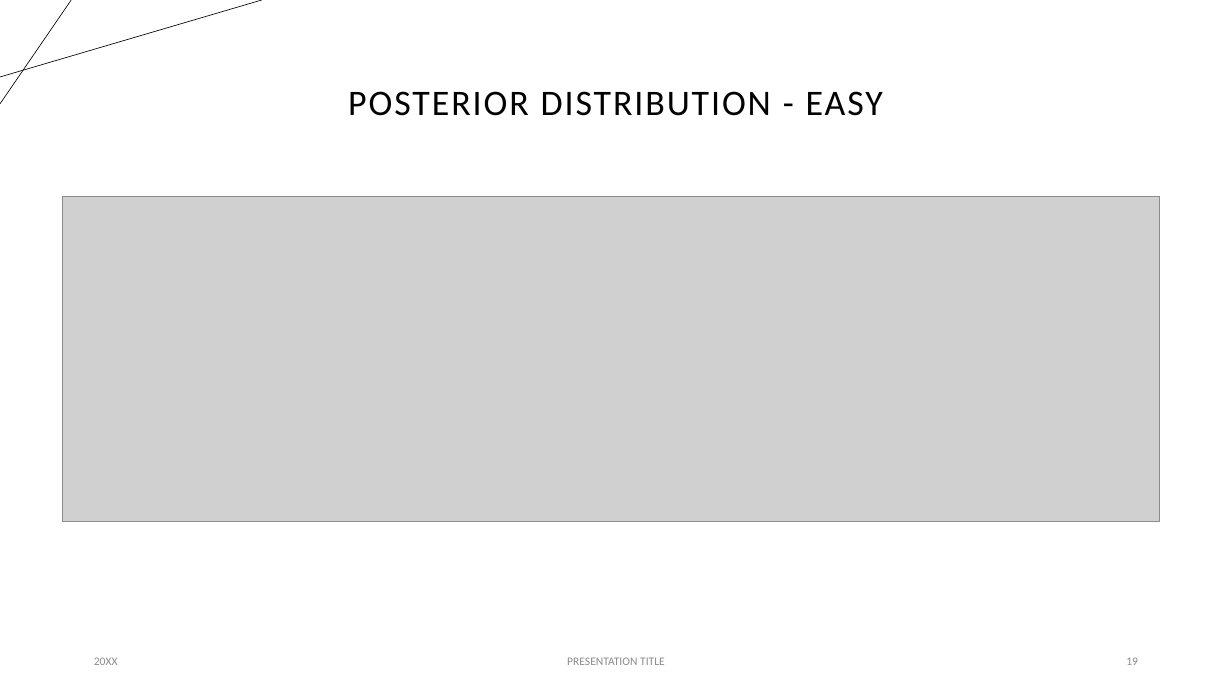
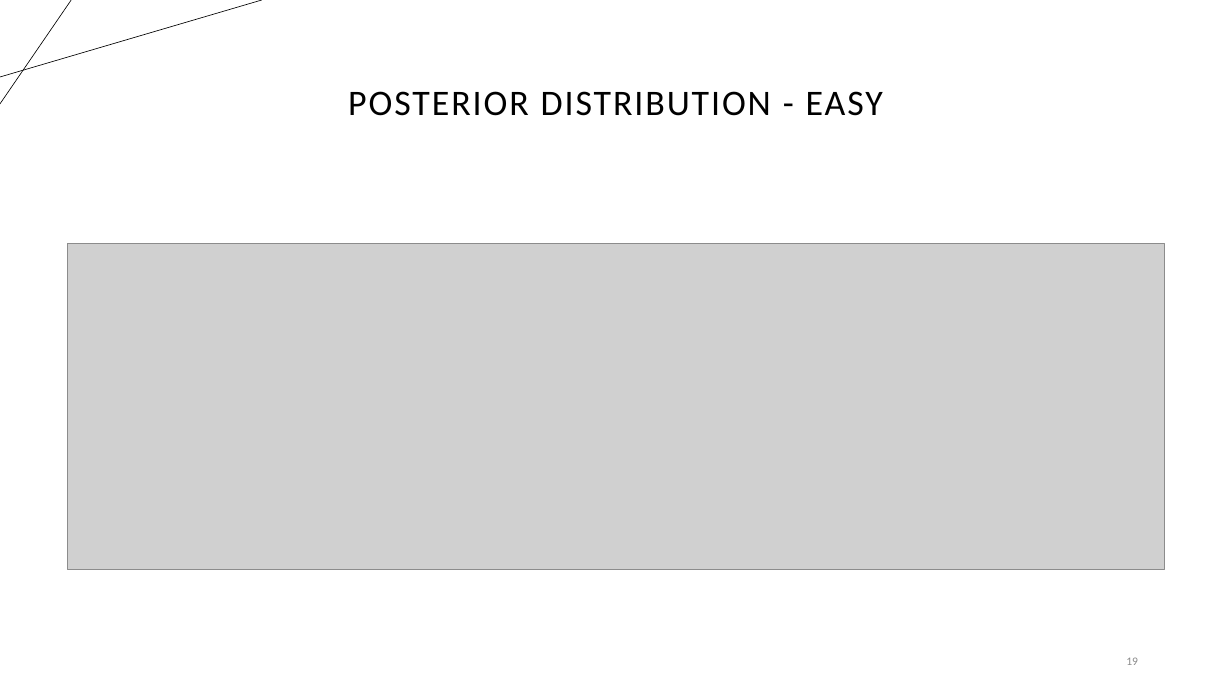
Before and after one commit to Saucedo98/examine-ez-diffusion, a slide deck: slide 19 of ezDiffusion.pptx. Drawn at 1232x693 pixels with LibreOffice and Linux fonts; fonts in the diff are those of the drawing; grey boxes stand for pictures. Boxes give left, top, right and bottom in pixels: in the first picture for what was removed or moved away, otherwise in the second. Text is boxed around its words. In the diff, an @@ line names an element or a change of style, - is before the commit and + after.

```diff
--- a/ezDiffusion.pptx
+++ b/ezDiffusion.pptx
@@ picture: place and size @@
-picture at <box>63,196,1161,521</box>
+picture at <box>67,244,1165,569</box>
@@ text removed at <box>94,657,118,665</box> @@
-20XX
@@ text removed at <box>567,657,665,665</box> @@
-PRESENTATION TITLE
```
Also in this commit, not shown: 19 other slides changed, 20 other files.
